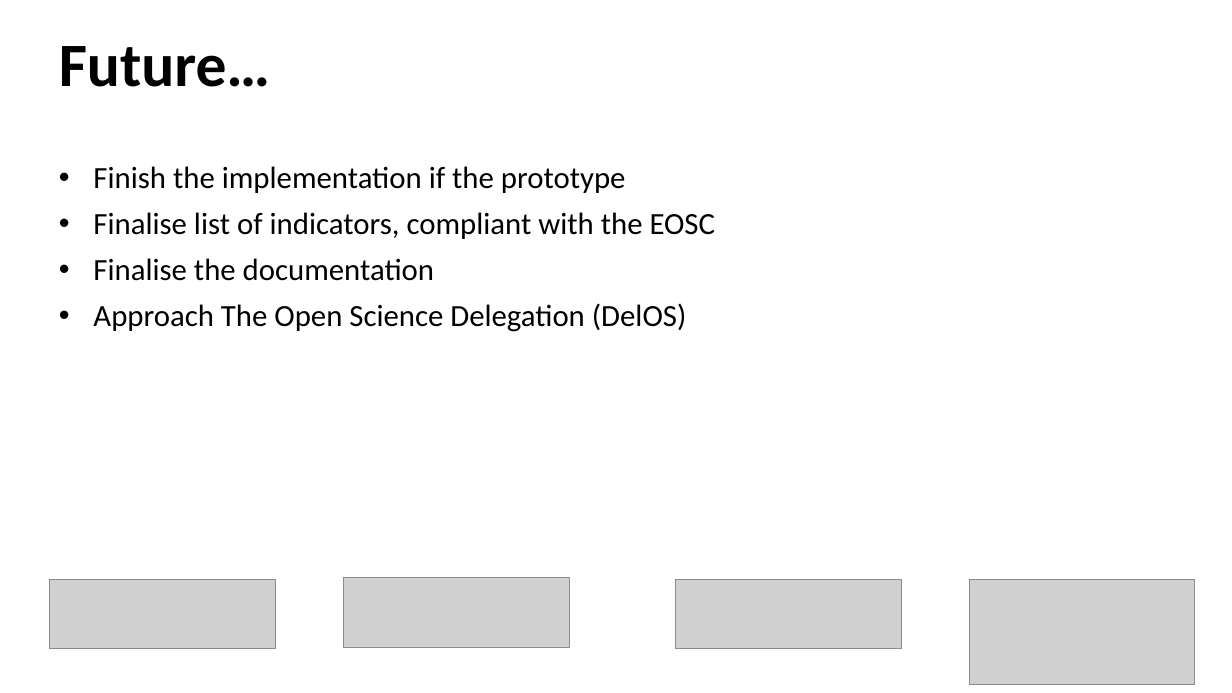
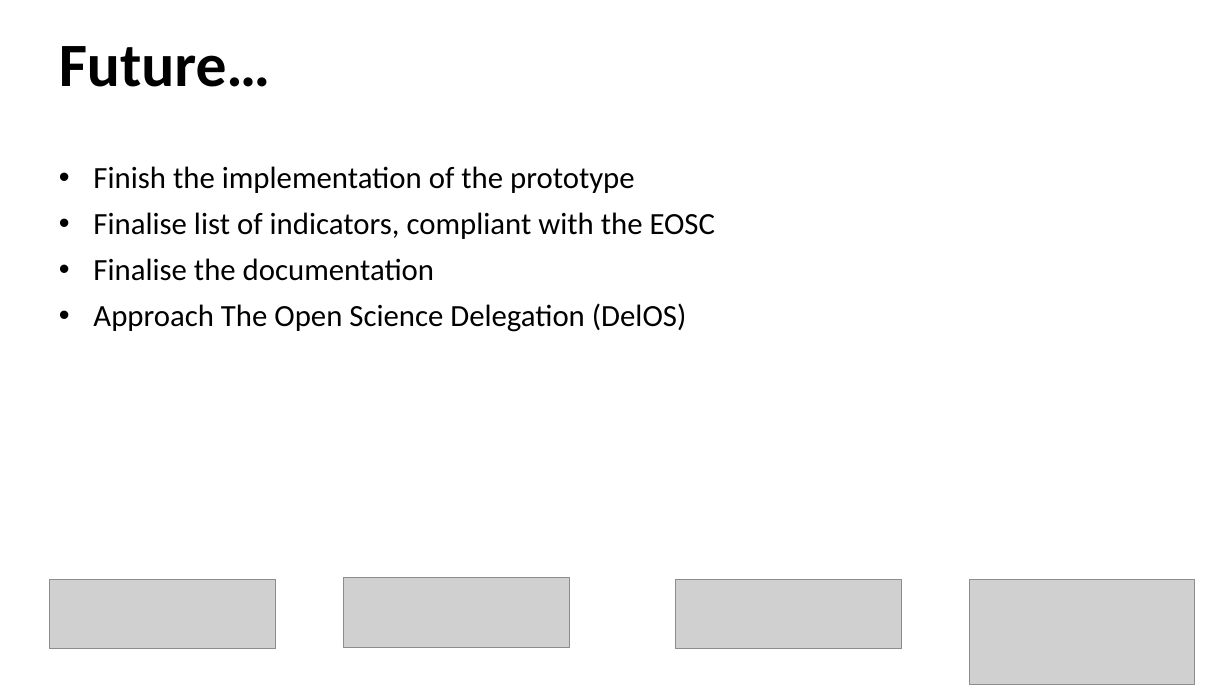
Before and after one commit to ORD-Hackathon/hackathon-2021, a slide deck: slide 20 of Doc/#10 - 3rd day - Hackathon Presentation.pptx. Drawn at 1232x693 pixels with LibreOffice and Linux fonts; fonts in the diff are those of the drawing; grey boxes stand for pictures. Boxes give left, top, right and bottom in pixels: in the first picture for what was removed or moved away, otherwise in the second. Text is boxed around its words. In the diff, an @@ line names an element or a change of style, - is before the commit and + after.

```diff
--- a/Doc/#10 - 3rd day - Hackathon Presentation.pptx
+++ b/Doc/#10 - 3rd day - Hackathon Presentation.pptx
@@ subtitle at bbox=[93, 166, 635, 193]: text changed @@
-• Finish the implementation if the prototype
+• Finish the implementation of the prototype
```
Also in this commit, not shown: 16 other files.
